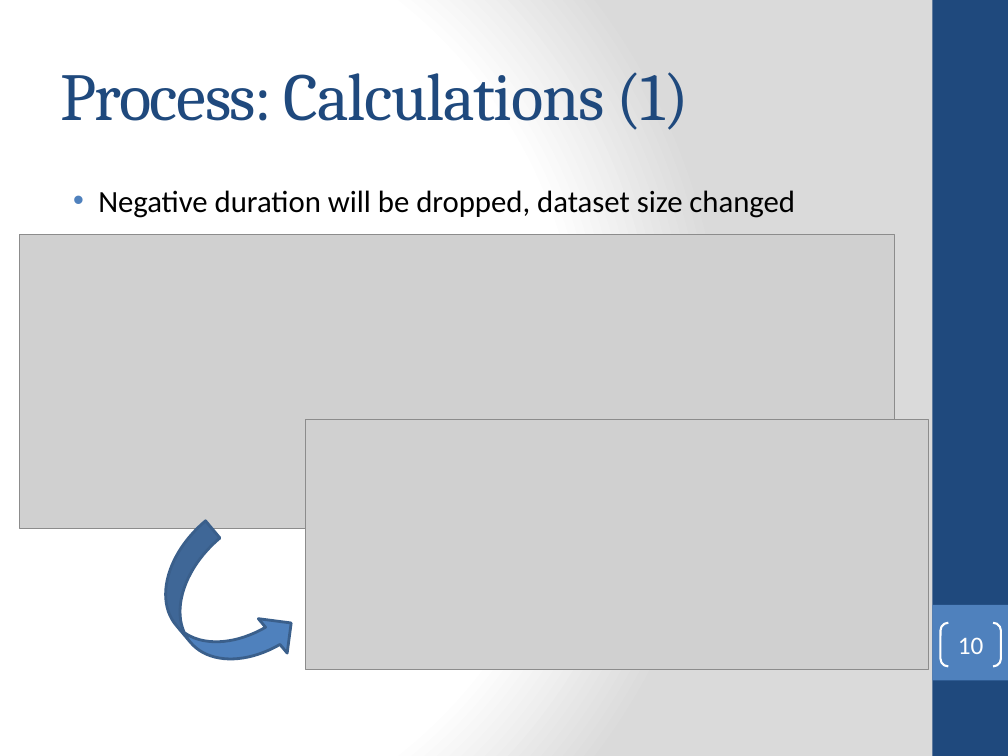
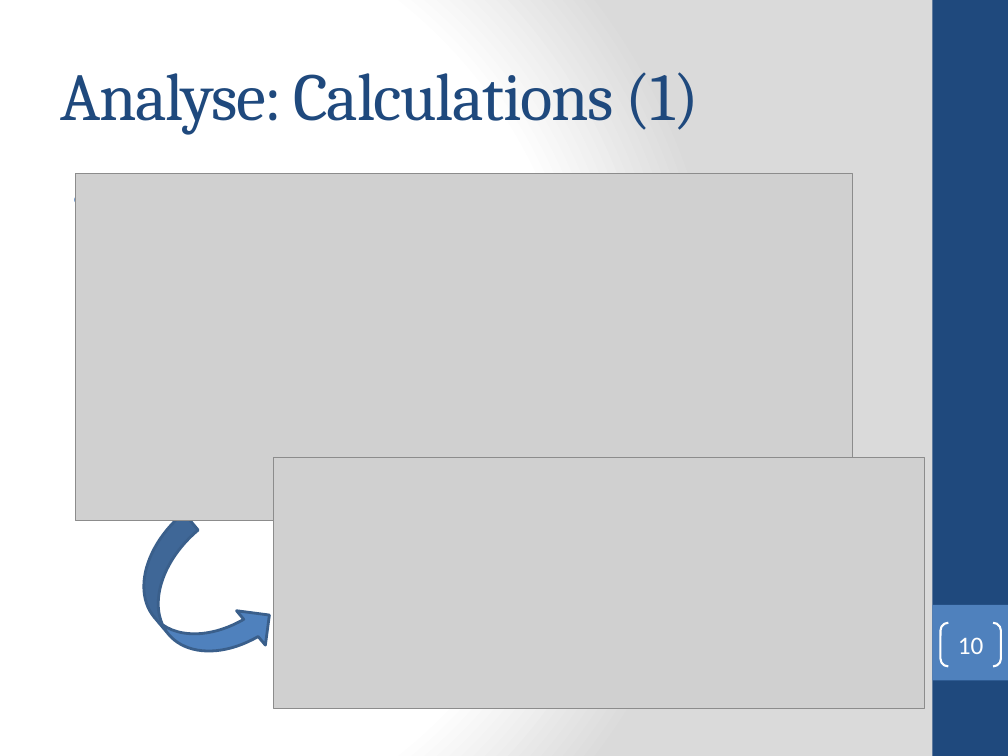
Before and after one commit to dicetvincet/Google-data-analytics-certificate, a slide deck: slide 10 of Google analytics Capstone.pptx. Drawn at 1008x756 pixels with LibreOffice and Linux fonts; fonts in the diff are those of the drawing; grey boxes stand for pictures. Boxes give left, top, right and bottom in pixels: in the first picture for what was removed or moved away, otherwise in the second. Text is boxed around its words. In the diff, an @@ line names an element or a change of style, - is before the commit and + after.

```diff
--- a/Google analytics Capstone.pptx
+++ b/Google analytics Capstone.pptx
@@ title at bbox=[60, 72, 699, 135]: text changed @@
-Process: Calculations (1)
+Analyse: Calculations (1)
@@ picture: place and size @@
-picture at bbox=[20, 235, 894, 529]
+picture at bbox=[76, 173, 853, 521]
@@ text removed at bbox=[98, 190, 795, 218] @@
-• Negative duration will be dropped, dataset size changed
@@ picture: place and size @@
-picture at bbox=[305, 419, 928, 669]
+picture at bbox=[274, 458, 925, 709]
@@ curved up arrow: place and size @@
-curved up arrow at bbox=[136, 521, 305, 698]
+curved up arrow at bbox=[115, 513, 284, 690]
```
Also in this commit, not shown: 4 other slides changed, 7 slides added, 1 other file.
